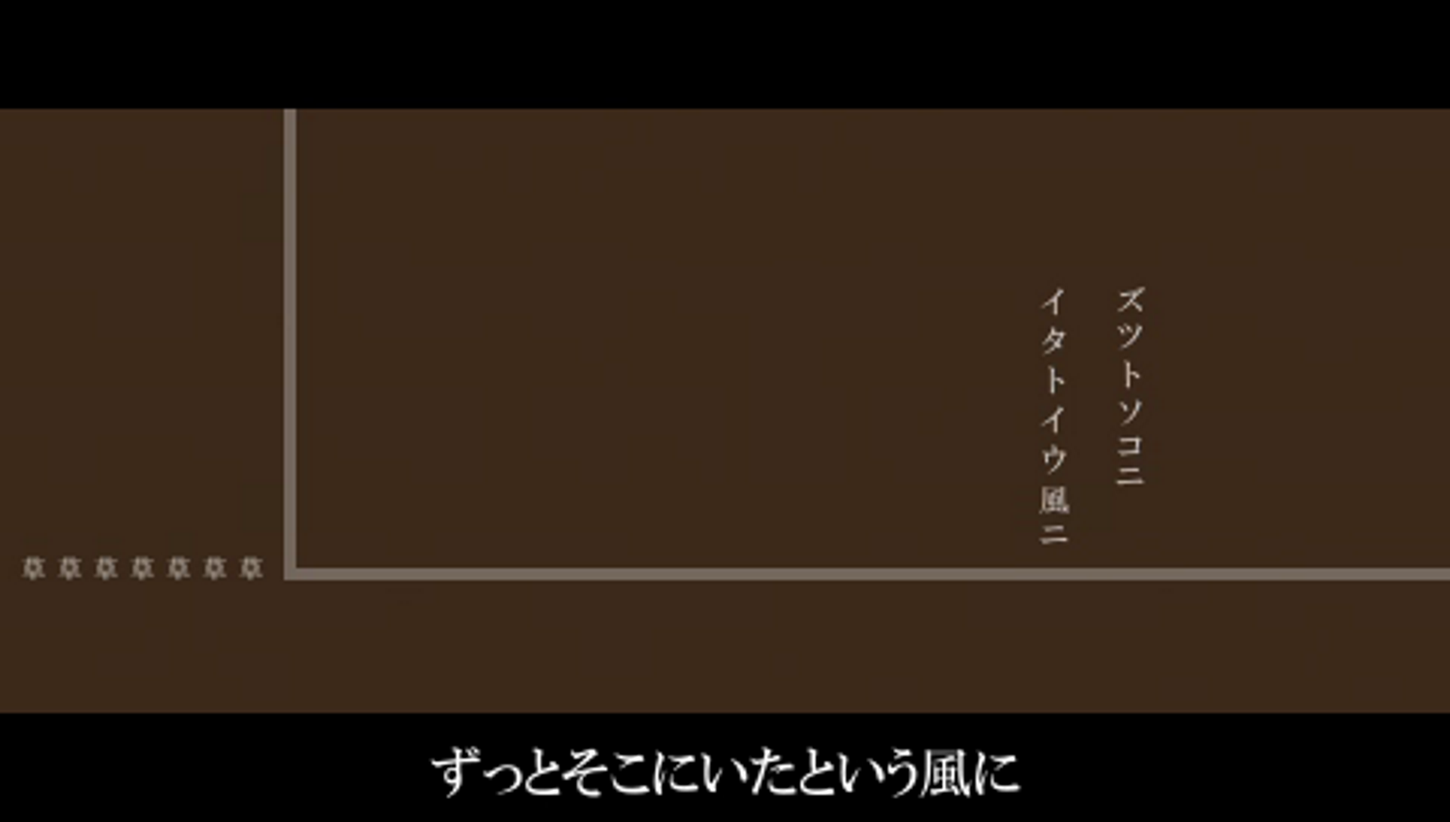
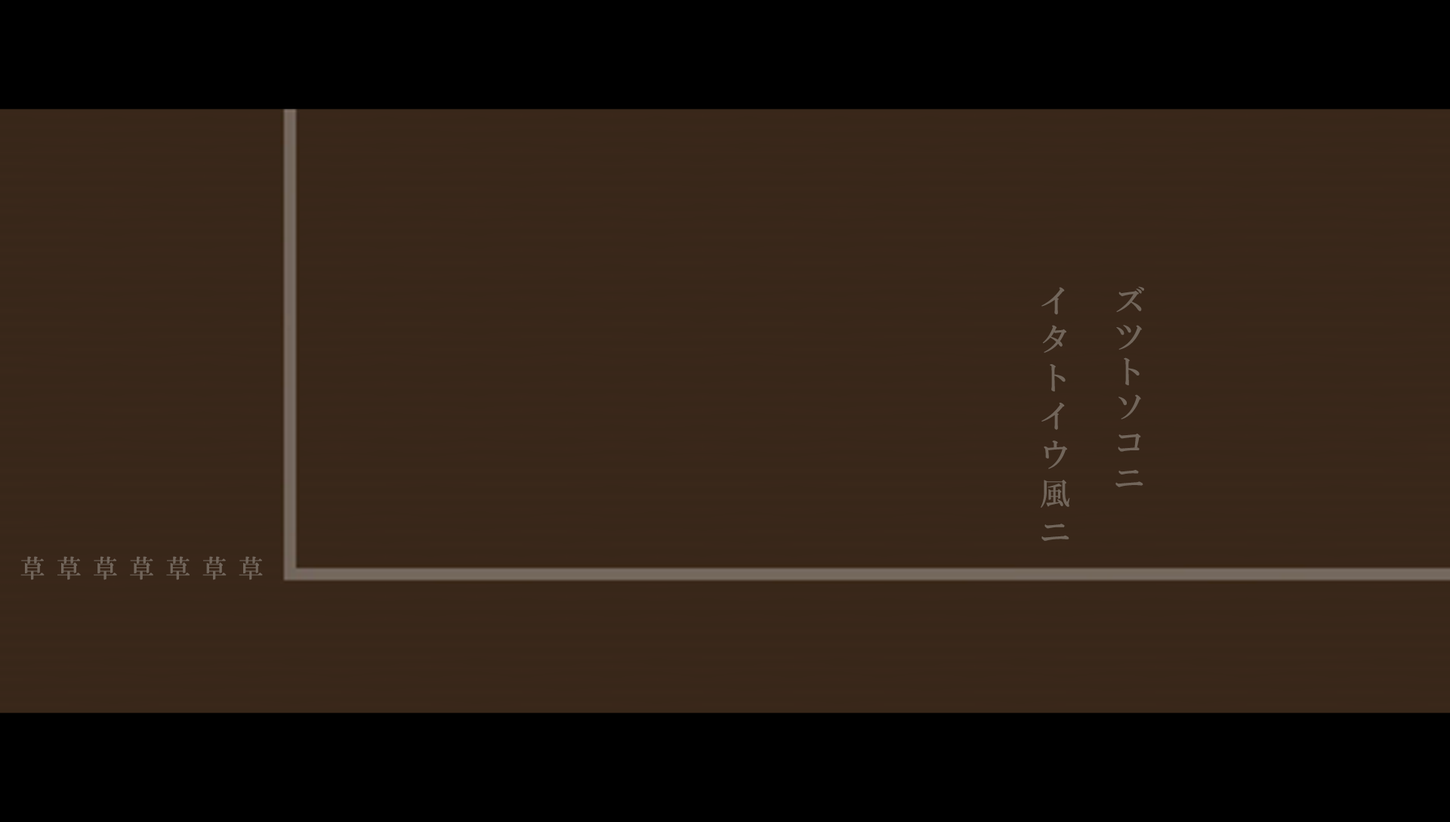
Layers edited between the first and the second 1450 × 822 image:
added layer "ズツトソコニ イタトイウ風ニ" above "草草草草草草草" over left=1040, top=286, right=1145, bottom=541
added layer "草草草草草草草" above "Layer 2" over left=20, top=555, right=263, bottom=580
showed "Layer 2", painted on it over left=0, top=107, right=1450, bottom=799
